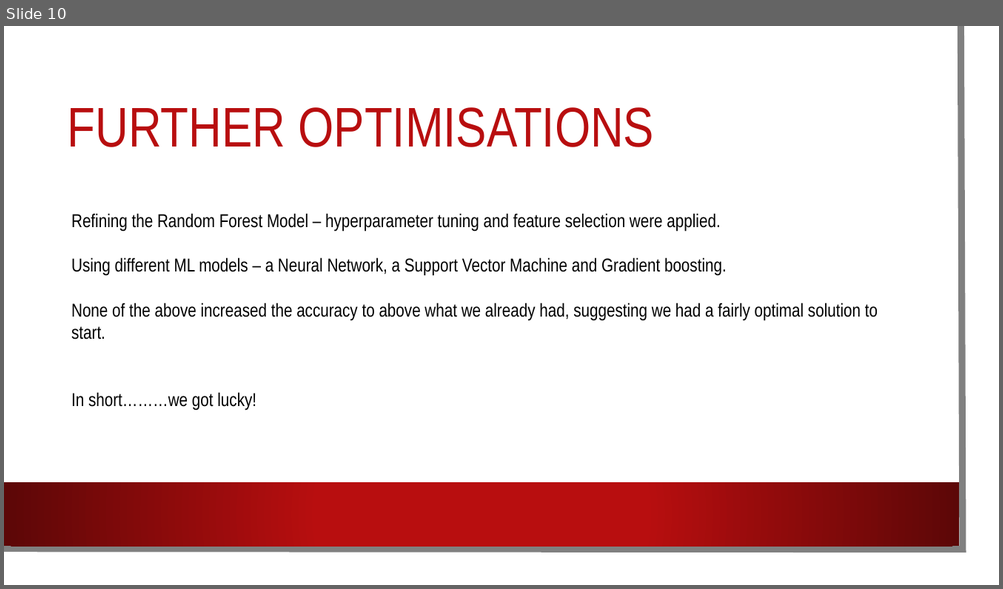
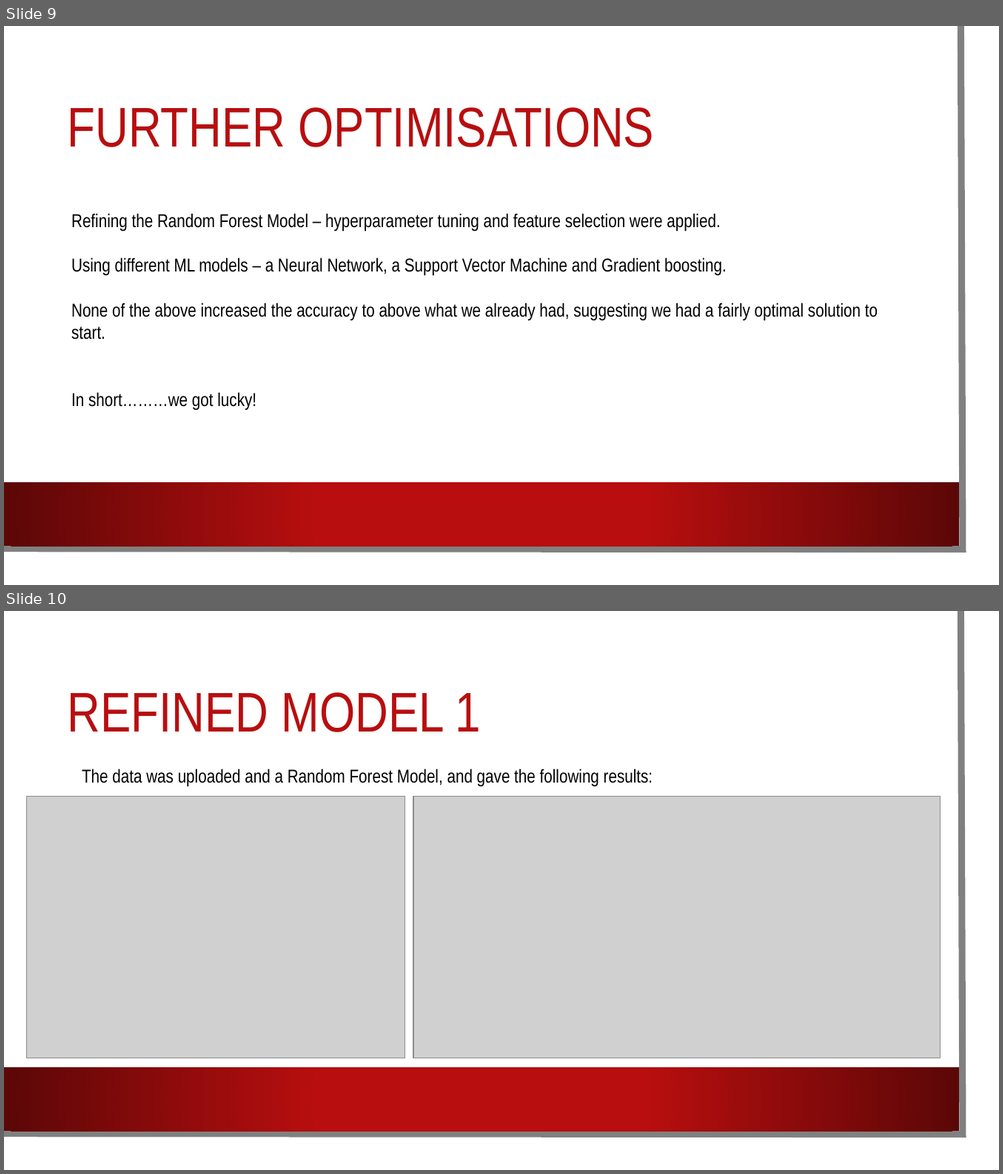
Before and after one commit to DarthStupidus/Group-Task-4, a slide deck: Group Project 4 to Github.pptx. Shown one above the other, each under a label of ours: slide 10 before the commit, slides 9 and 10 after it. The pictures are 1003x589 and 1003x1174 pixels, drawn with LibreOffice and Linux fonts; fonts in the diff are those of the drawing; grey boxes stand for pictures; background and template pictures are left out. Boxes give left, top, right and bottom in pixels: in the first picture for what was removed or moved away, otherwise in the second. Text is boxed around its words. In the diff, an @@ line names an element or a change of style, - is before the commit and + after.

```diff
--- a/Group Project 4 to Github.pptx
+++ b/Group Project 4 to Github.pptx
@@ slide 10 added at (4, 611, 999, 1170), background picture (left out); not listed: 3 template elements that a slide beside it also shows @@
@@ title added at (68, 692, 481, 732), 54 pt, text #B80E0F @@
+REFINED MODEL 1
@@ text added at (82, 769, 653, 787), 18 pt, text #000000 @@
+The data was uploaded and a Random Forest Model, and gave the following results:
@@ picture added at (26, 797, 404, 1059) @@
@@ picture added at (414, 797, 940, 1059) @@
@@ what was slide 10 is now slide 9 @@
```
